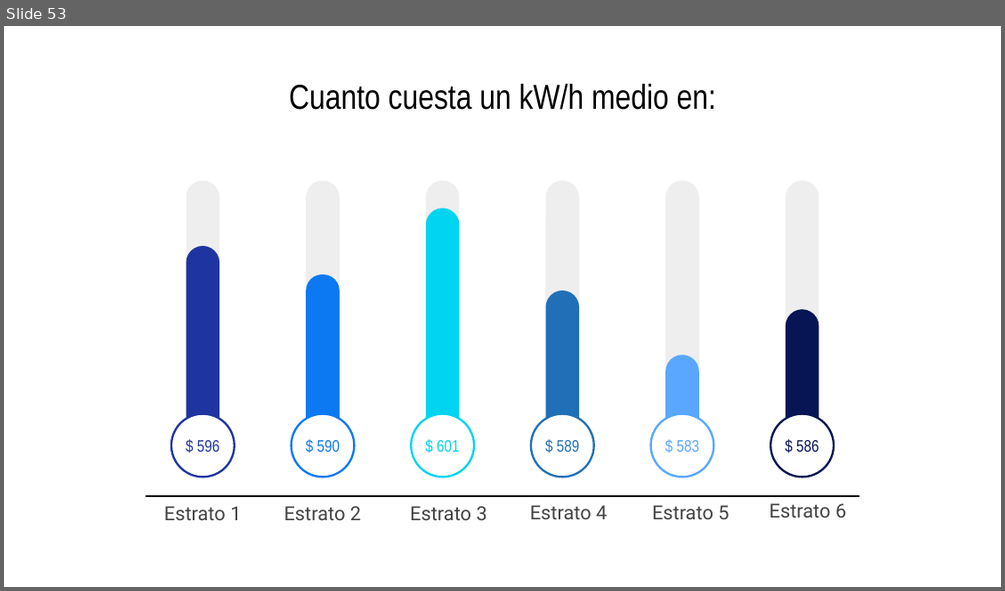
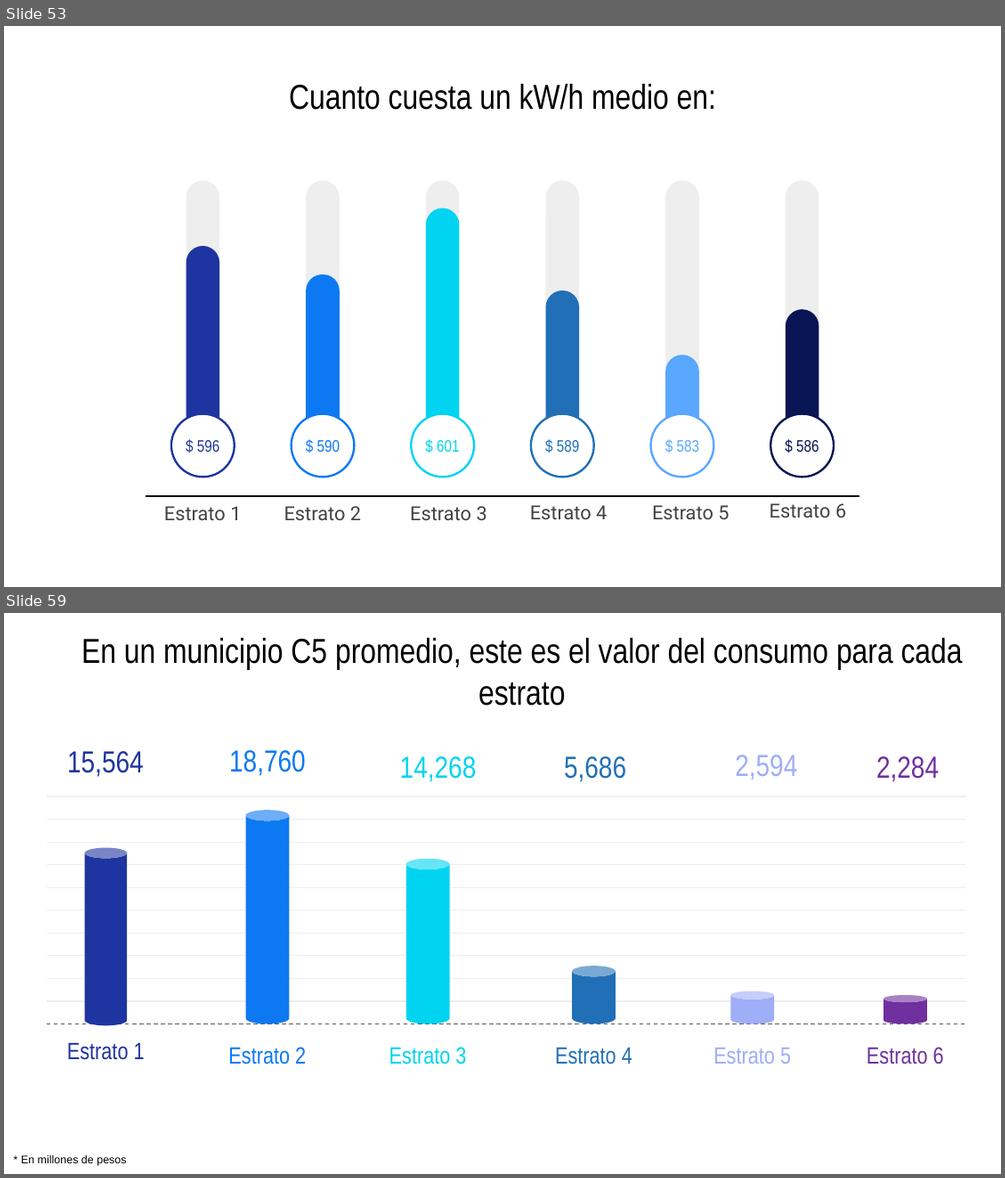
Before and after one commit to jtabordaj/research_eslatina, a slide deck: reporte_estadistico/presentacion/presentacionCategorias/presentation.pptx. Shown one above the other, each under a label of ours: slide 53 before the commit, slides 53 and 59 after it; the slides between them are not shown. The pictures are 1005x591 and 1005x1178 pixels, drawn with LibreOffice and Linux fonts; fonts in the diff are those of the drawing. Boxes give left, top, right and bottom in pixels: in the first picture for what was removed or moved away, otherwise in the second. Text is boxed around its words. In the diff, an @@ line names an element or a change of style, - is before the commit and + after.

```diff
--- a/reporte_estadistico/presentacion/presentacionCategorias/presentation.pptx
+++ b/reporte_estadistico/presentacion/presentacionCategorias/presentation.pptx
@@ slide 59 added at [4,613,1001,1174], background #FFFFFF @@
@@ title added at [81,637,963,706], 25 pt, text #000000 @@
+En un municipio C5 promedio, este es el valor del consumo para cada estrato
@@ text added at [67,751,144,777], 22 pt, text #1E35A1 @@
+15,564
@@ text added at [229,750,306,776], 22 pt, text #0C79F3 @@
+18,760
@@ text added at [400,756,477,782], 22 pt, text #00D4F0 @@
+14,268
@@ text added at [564,756,626,782], 22 pt, text #2170B7 @@
+5,686
@@ text added at [735,755,797,779], 22 pt, text #9EAEF7 @@
+2,594
@@ text added at [876,756,938,782], 22 pt, text #7030A0 @@
+2,284
@@ cylinder added at [246,811,290,1025], fill #0C79F3 @@
@@ cylinder added at [85,847,127,1025], fill #1E35A1 @@
@@ cylinder added at [405,859,450,1023], fill #00D4F0 @@
@@ cylinder added at [572,965,616,1023], fill #2170B7 @@
@@ group added at [47,796,966,1023]: 11 lines @@
@@ cylinder added at [730,990,775,1023], fill #9EAEF7 @@
@@ cylinder added at [883,995,927,1023], fill #7030A0 @@
@@ text added at [67,1042,145,1060], 17 pt, text #1E35A1 @@
+Estrato 1
@@ text added at [228,1046,306,1064], 17 pt, text #0C79F3 @@
+Estrato 2
@@ text added at [389,1046,466,1064], 17 pt, text #00D4F0 @@
+Estrato 3
@@ text added at [555,1046,632,1064], 17 pt, text #2170B7 @@
+Estrato 4
@@ text added at [713,1047,791,1063], 17 pt, text #9EAEF7 @@
+Estrato 5
@@ text added at [866,1046,944,1064], 17 pt, text #7030A0 @@
+Estrato 6
@@ text added at [21,1155,126,1166], 8 pt, text #000000 @@
+* En millones de pesos
```
Also in this commit, not shown: 2 slides changed, 16 other slides added, 22 other files.
